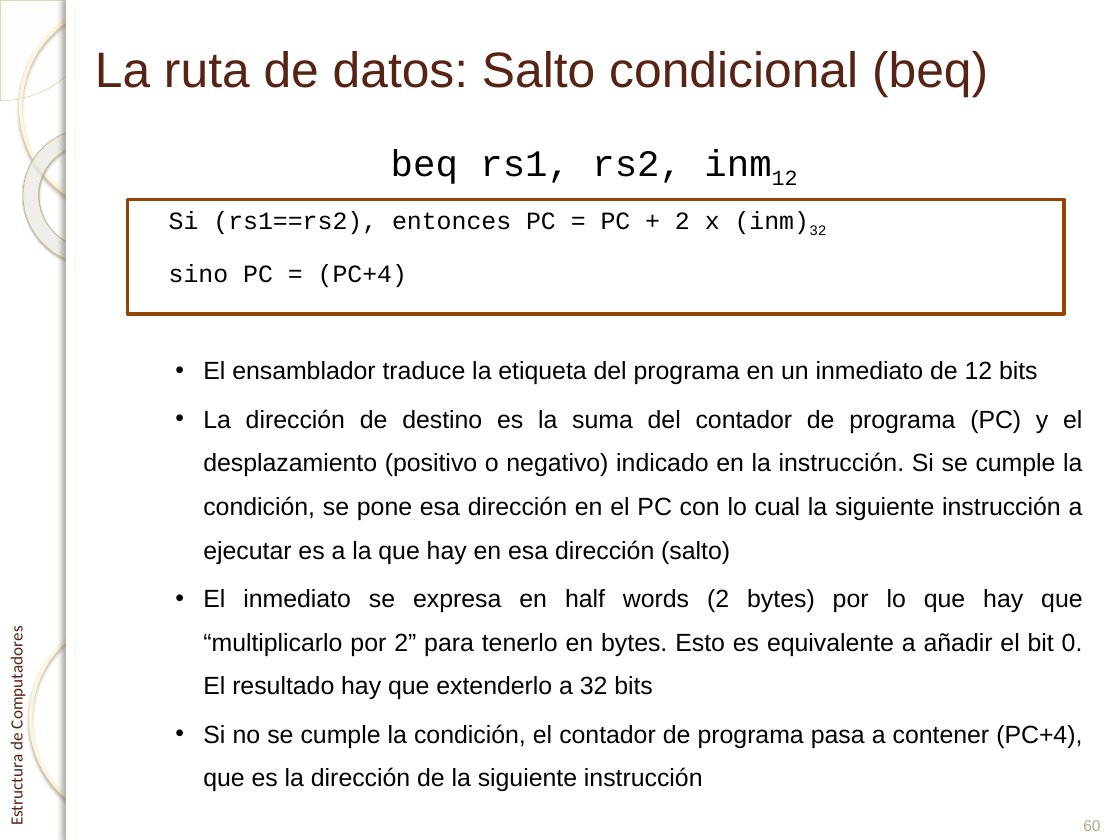
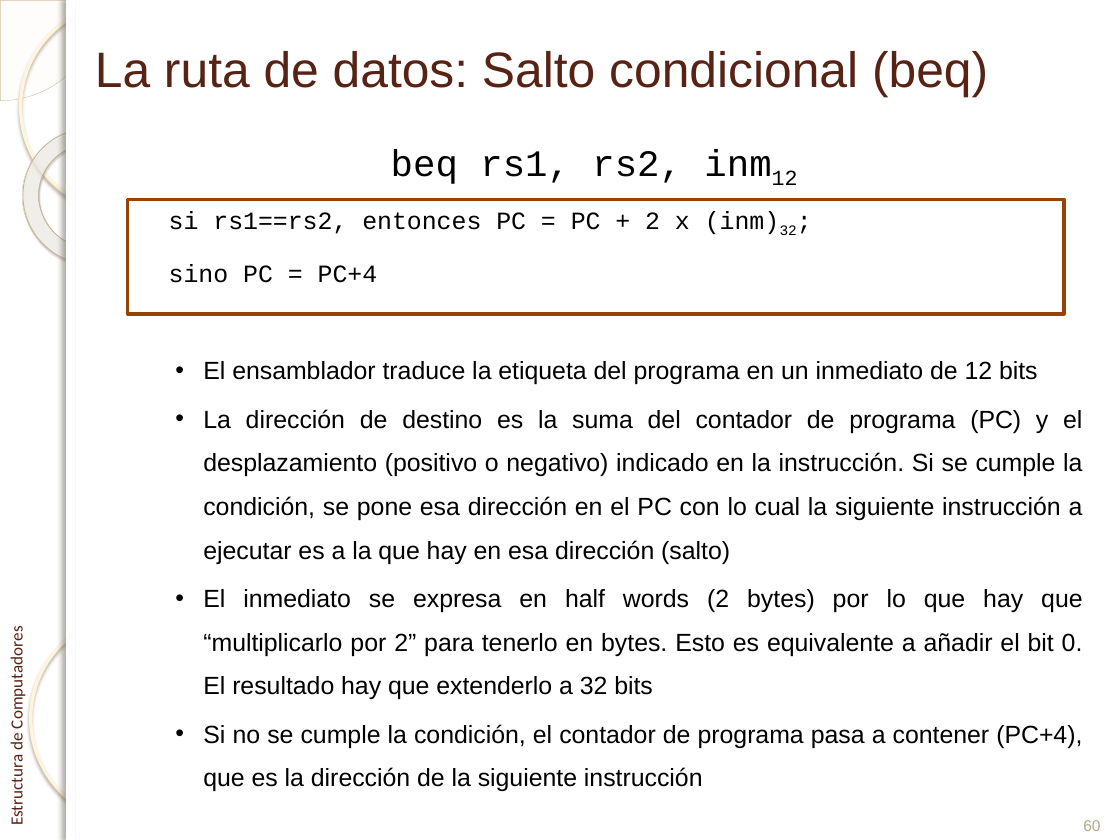
Before and after one commit to enriquesquintana/ETC, a slide deck: slide 60 of ETC_RISCV/Teoría/Tema 1. El procesador_RISCV.pptx. Drawn at 1120x840 pixels with LibreOffice and Linux fonts; fonts in the diff are those of the drawing; background and template pictures are left out. Boxes give left, top, right and bottom in pixels: in the first picture for what was removed or moved away, otherwise in the second. Text is boxed around its words. In the diff, an @@ line names an element or a change of style, - is before the commit and + after.

```diff
--- a/ETC_RISCV/Teoría/Tema 1. El procesador_RISCV.pptx
+++ b/ETC_RISCV/Teoría/Tema 1. El procesador_RISCV.pptx
@@ text at (169,211,797,283): text changed @@
-    Si (rs1==rs2), entonces PC = PC + 2 x (inm)32
-    sino PC = (PC+4)
+    si rs1==rs2, entonces PC = PC + 2 x (inm)32;
+    sino PC = PC+4
```
Also in this commit, not shown: 21 other slides changed.
